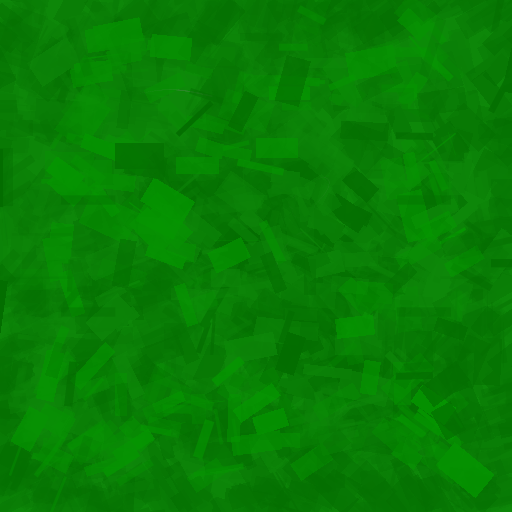
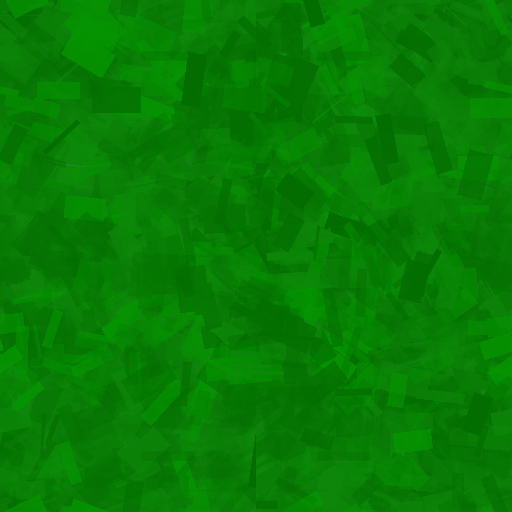
Layered file, before and after one edit (w=512, h=512). Changes by layer:
painted on "Layer 1" over 0, 0, 512, 512
